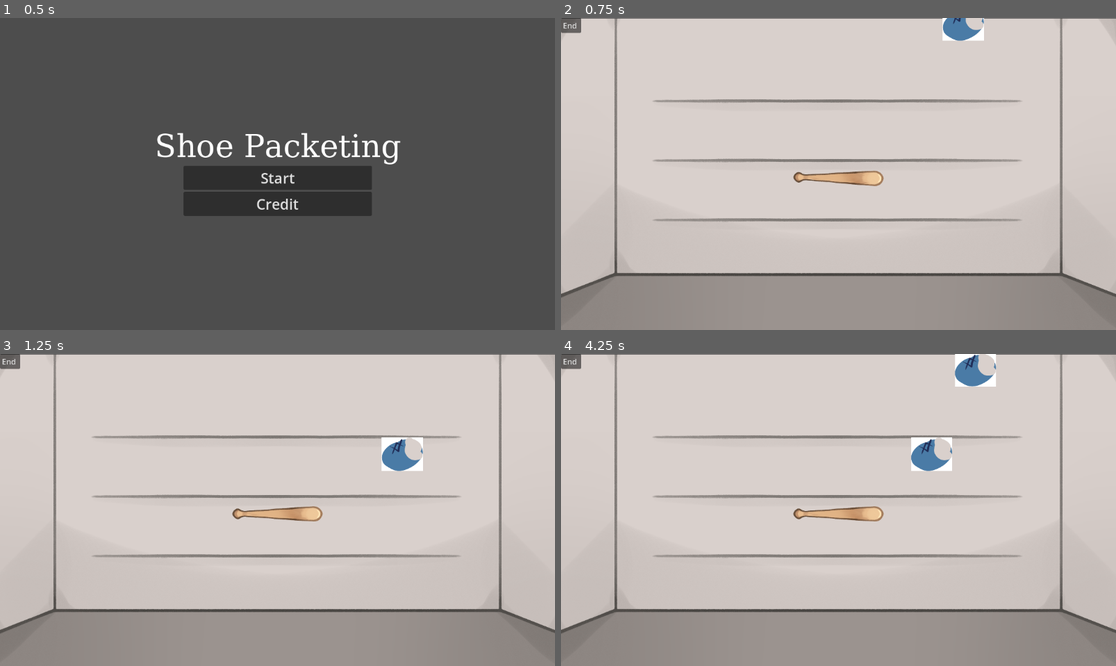
Above: before the commit, frames 1-4 (two rows, left to right).
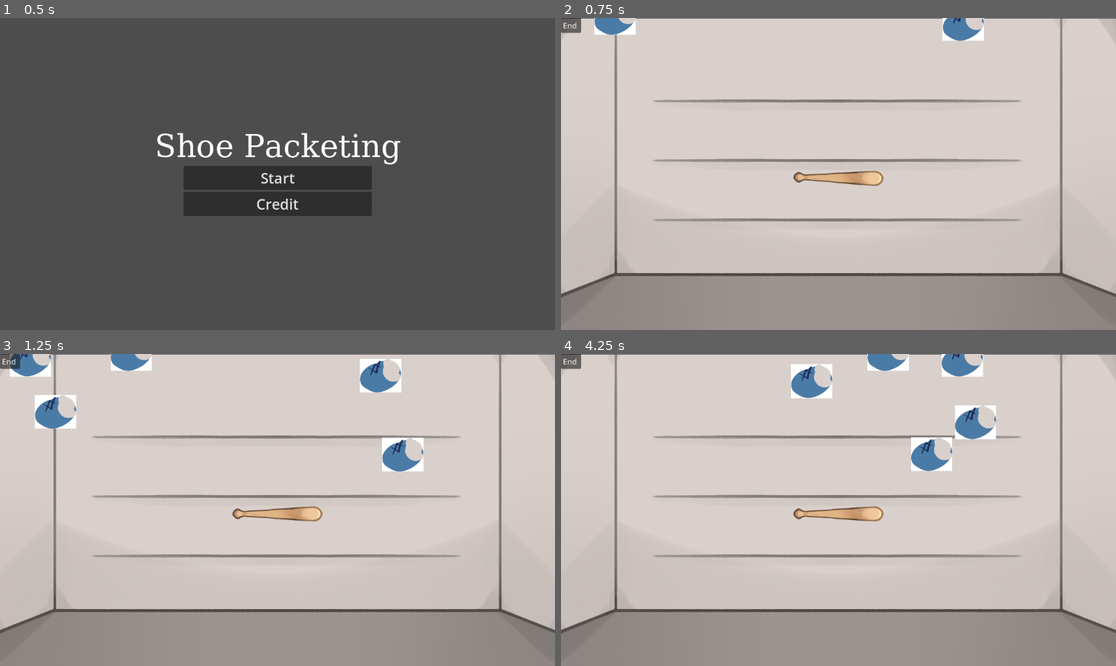
Above: after the commit, the same moments.

Repository: lophtix/winter-game-jam-2024
Game: Godot game, scene res://Scenes/Engine.tscn
Two runs of this game, one before a commit and one after it. Both use one fixed random seed, a clock stepped at 60 frames per second and the inputs below.
Inputs:
- Up to frame 1 (0.5 s): no input
- Up to frame 2 (0.75 s): click "Start" at 0.5 s
- Up to frame 3 (1.25 s): no input
- Up to frame 4 (4.25 s): click "End" at 1.25 s; click "Start" at 2 s; click "End" at 2.75 s; click "Start" at 3.5 s

Frame 1 is identical in both runs. In frame 2, 0.4% of the frame differs, in the area x 6-14%, y 0-6%; in frame 3, 2.2%; in frame 4, 2.3%, in the area x 41-79%, y 0-28%.

Commit message:
Game timer added

Diff:
--- a/godot/Scenes/Game.tscn
+++ b/godot/Scenes/Game.tscn
@@ -7,8 +7,10 @@
 [node name="Game" type="Node2D" node_paths=PackedStringArray("container")]
 script = ExtResource("1_jw4l1")
 container = NodePath("ShoeContainer")
-spawnTimeLow = 0.3
-spawnTimeHigh = 1.2
+spawnTimeLow = 0.1
+spawnTimeHigh = 0.2
+gameTime = 5.0
+gameEndTime = 5.0
 
 [node name="Background" type="Sprite2D" parent="."]
 position = Vector2(576, 328)
--- a/godot/Scripts/Game.gd
+++ b/godot/Scripts/Game.gd
@@ -6,12 +6,28 @@
 
 var shoeNode = preload("res://Scenes/Shoe.tscn")
 @export var container : Node2D
+
+var spawn
 @export var spawnTimeLow = 3.0
 @export var spawnTimeHigh = 6.0
 var spawnTimer = 0
 
+@export var gameTime = 30.0
+@export var gameEndTime = 4.0
+
+var timer : Timer
+
 func _ready():
 	engine = get_node_or_null("..")
+
+	spawn = true
+
+	timer = Timer.new()
+	add_child(timer)
+	timer.one_shot = true
+	timer.wait_time = gameTime
+	timer.timeout.connect(_on_time_up)
+	timer.start()
 
 func handle_timeout():
 	var shoeInstance = shoeNode.instantiate()
@@ -21,10 +37,21 @@
 	container.add_child(shoeInstance)
 
 func _process(delta):
-	spawnTimer -= delta
-	if spawnTimer <= 0:
-		spawnTimer = randf() * (spawnTimeHigh - spawnTimeLow) + spawnTimeLow
-		handle_timeout()
+	if spawn:
+		spawnTimer -= delta
+		if spawnTimer <= 0:
+			spawnTimer = randf() * (spawnTimeHigh - spawnTimeLow) + spawnTimeLow
+			handle_timeout()
+	else:
+		if not container.get_children() and timer.is_stopped():
+			timer.start()
 
 func end_game():
 	engine.end_game()
+
+func _on_time_up():
+	if spawn:
+		spawn = false
+		timer.wait_time = gameEndTime
+	else:
+		end_game()
